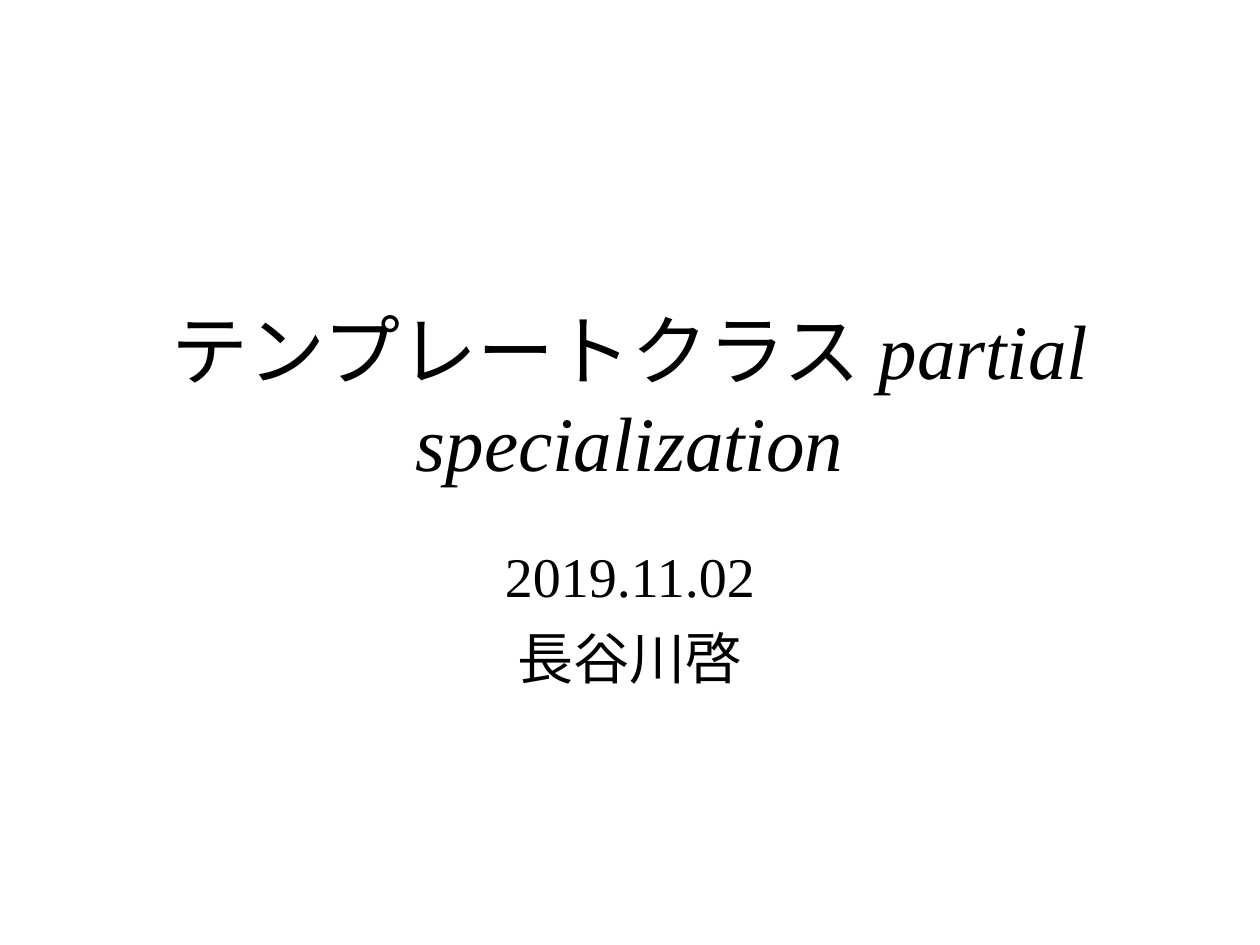
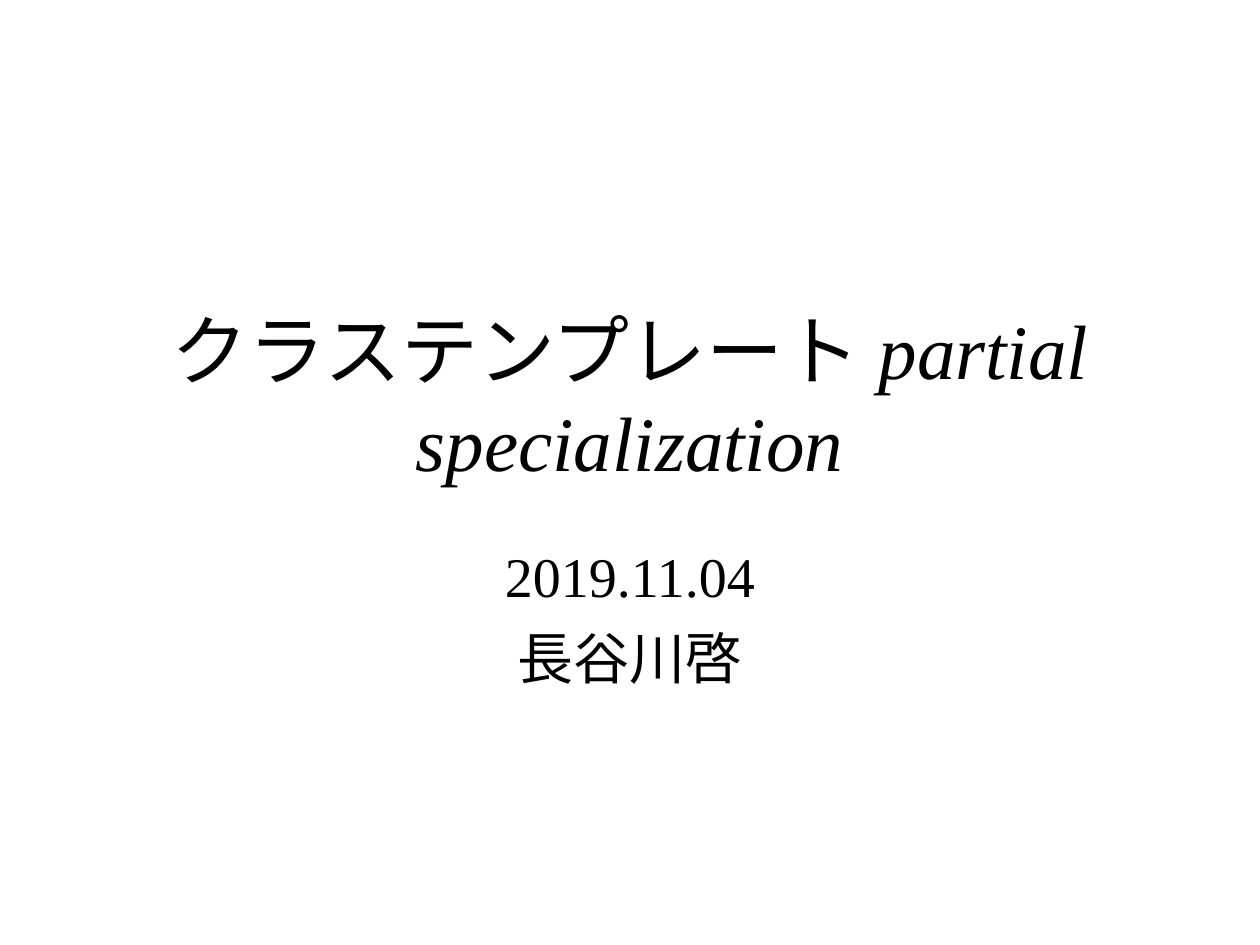
Before and after one commit to KeiHasegawa/cxx_doc, a slide deck: slide 1 of 18_partial_specialization.ppt. Drawn at 1260x945 pixels with LibreOffice and Linux fonts; fonts in the diff are those of the drawing. Boxes give left, top, right and bottom in pixels: in the first picture for what was removed or moved away, otherwise in the second. Text is boxed around its words. In the diff, an @@ line names an element or a change of style, - is before the commit and + after.

```diff
--- a/18_partial_specialization.ppt
+++ b/18_partial_specialization.ppt
@@ title at <box>172,315,1088,486</box>: text changed @@
-テンプレートクラス partial specialization
+クラステンプレート partial specialization
@@ subtitle at <box>505,559,755,598</box>: text changed @@
-2019.11.02
+2019.11.04
```
Also in this commit, not shown: 1 other file.
